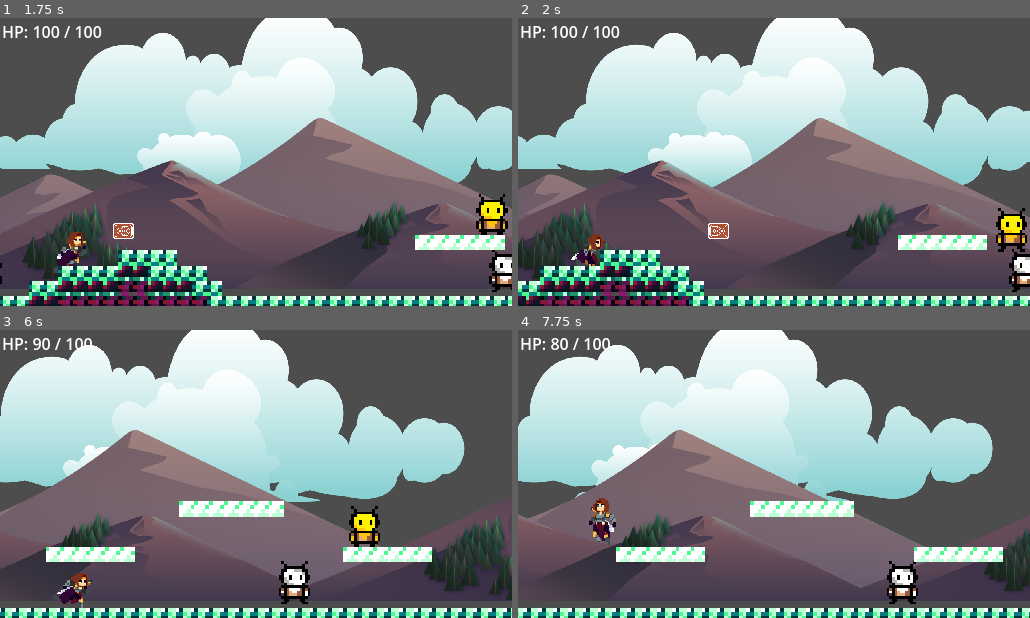
Above: before the commit, frames 1-4 (two rows, left to right).
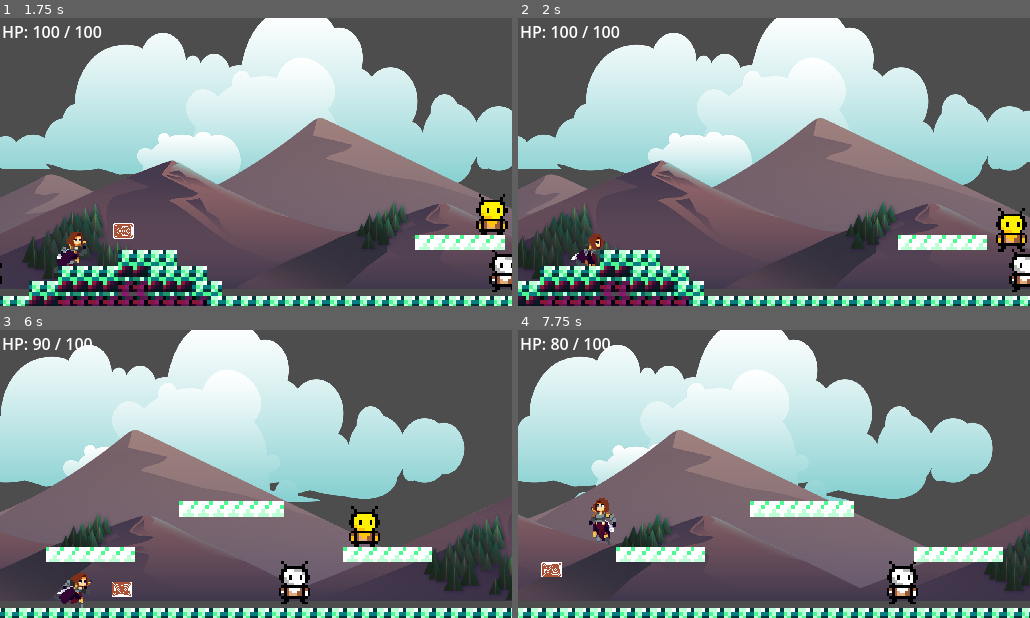
Above: after the commit, the same moments.

Repository: BaoQui/Pablo-s-Adventure
Game: Godot game, scene res://main_menu.tscn
The game is run twice, just before and just after one commit, with the same random seed, the same clock (stepped at 60 frames per second) and the same inputs.
Inputs (mouse positions are in pixels of both pictures, inside the frame that each line leads up to):
- Up to frame 1 (1.75 s): click "PLAY" at 0.5 s; tap Enter (ui_accept) at 1.25, 1.52 s; move the mouse to (368, 147) at 1.27 s; hold Right (ui_right) from 1.28 s (still down); tap K (ui_shoot) at 1.35 s; click (368, 147) at 1.42 s
- Up to frame 2 (2 s): keep holding Right (ui_right)
- Up to frame 3 (6 s): release Right (ui_right) at 2 s; drag from (153, 488) to (112, 557) at 2.02 s; move the mouse to (307, 410) at 2.77 s; hold Left (ui_left) 2.78-3.5 s; tap I at 2.85 s; tap K (ui_shoot) at 3.05, 4.35, 5.85 s; drag from (230, 531) to (102, 430) at 3.52 s; tap Enter (ui_accept) at 4.25, 4.52 s; move the mouse to (409, 517) at 4.27 s; hold Right (ui_right) 4.28-5 s; drag from (102, 430) to (179, 402) at 5.02 s; move the mouse to (281, 474) at 5.77 s; hold Right (ui_right) from 5.78 s (still down); click (281, 474) at 5.92 s
- Up to frame 4 (7.75 s): release Right (ui_right) at 6.5 s; drag from (697, 402) to (671, 488) at 6.52 s; move the mouse to (886, 459) at 7.27 s; hold Left (ui_left) from 7.28 s (still down); tap I at 7.35 s; tap Enter (ui_accept) at 7.52 s; tap K (ui_shoot) at 7.55 s

Frame 1 is identical in both runs. In frame 2, 0.2% of the frame differs, in the area x 37-42%, y 71-77%; in frame 3, 0.2%; in frame 4, 0.2%.

Commit message:
Fixed Projectile

Diff:
--- a/player.gd
+++ b/player.gd
@@ -276,6 +276,8 @@
 	projectile.speed = projectile_speed
 	projectile.damage = projectile_damage
 
+	projectile.start_position = global_position
+
 func update_health_display() -> void:
 	if health_label:
 		health_label.text = "HP: %d / %d" % [current_health, max_health]
--- a/projectile.gd
+++ b/projectile.gd
@@ -12,7 +12,6 @@
 var active: bool = true
 
 func _ready() -> void:
-	start_position = global_position
 
 	# Rotate sprite to face direction
 	if rotate_to_direction:
